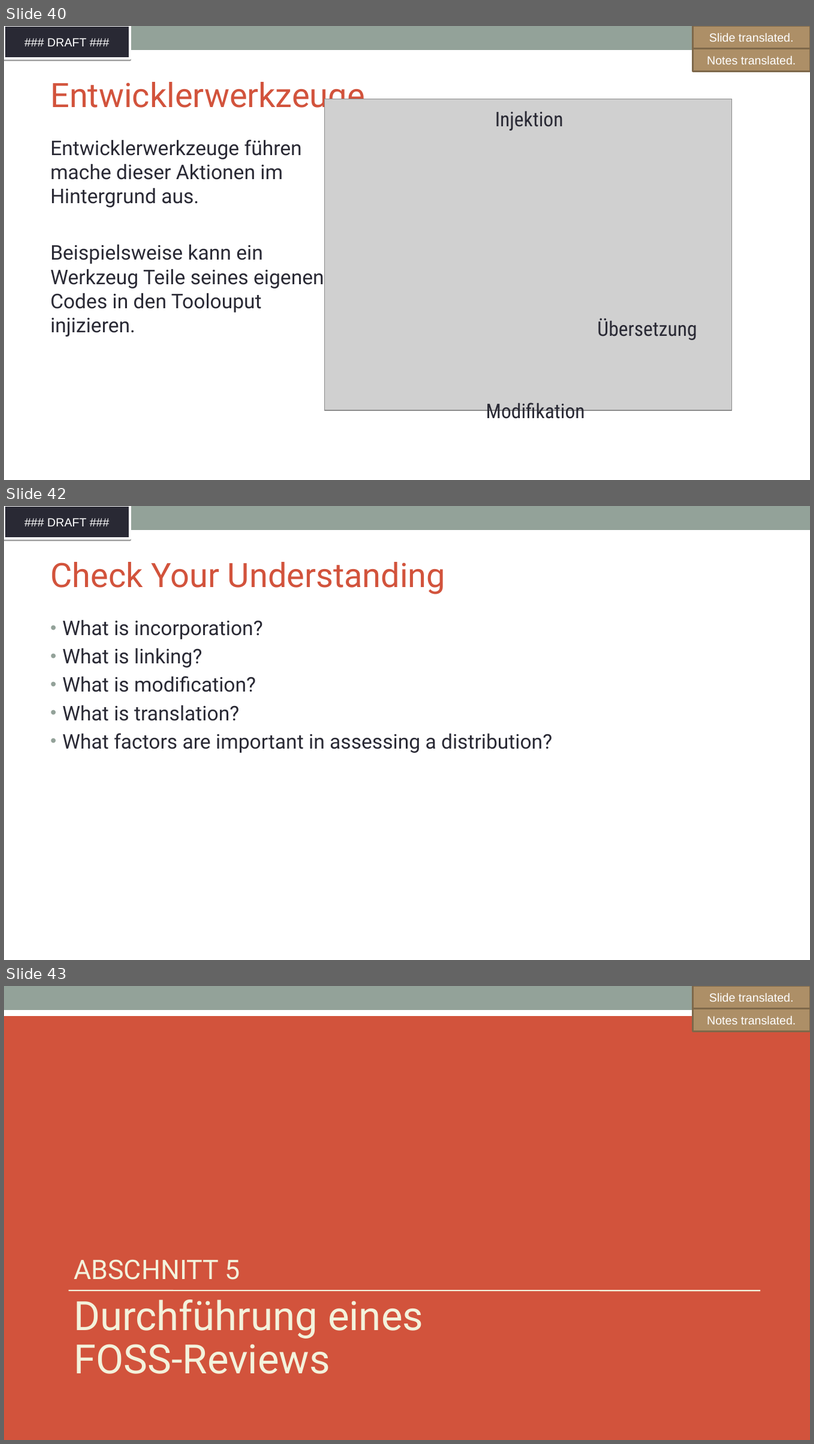
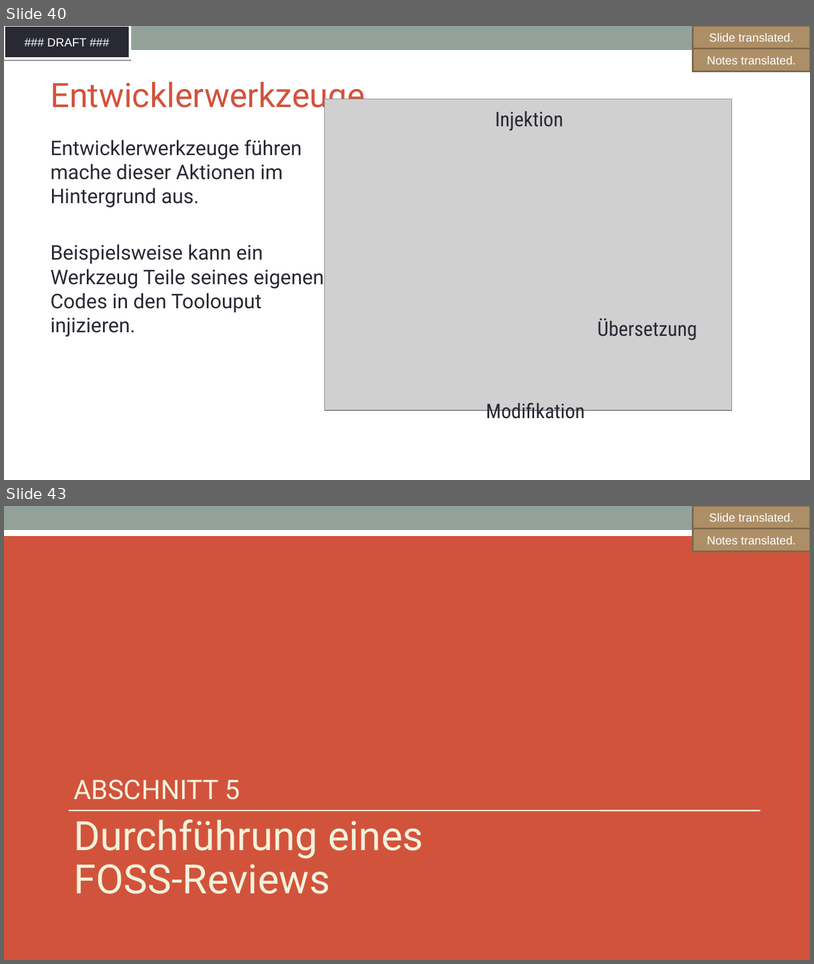
Before and after one commit to SThanheiser/curriculum, a slide deck: translation-DE/slides/DFT_openchain-curriculum-for-1-1_GER.odp. Shown one above the other, each under a label of ours: slides 40, 42 and 43 before the commit, slides 40 and 43 after it; the slides between them are not shown. The pictures are 814x1444 and 814x964 pixels, drawn with LibreOffice and Linux fonts; fonts in the diff are those of the drawing; grey boxes stand for pictures; background and template pictures are left out. Boxes give left, top, right and bottom in pixels: in the first picture for what was removed or moved away, otherwise in the second. Text is boxed around its words. In the diff, an @@ line names an element or a change of style, - is before the commit and + after.

```diff
--- a/translation-DE/slides/DFT_openchain-curriculum-for-1-1_GER.odp
+++ b/translation-DE/slides/DFT_openchain-curriculum-for-1-1_GER.odp
@@ slide 42 removed at box(4, 506, 810, 960), background #FFFFFF; not listed: 2 template elements that a slide beside it also shows @@
@@ title removed at box(50, 562, 446, 594) @@
-Check Your Understanding
@@ text removed at box(62, 619, 552, 753) @@
-• What is incorporation?
-• What is linking?
-• What is modification?
-• What is translation?
-• What factors are important in assessing a distribution?
```
Also in this commit, not shown: 13 slides changed, 7 slides added, 6 other slides removed, 1 other file.
